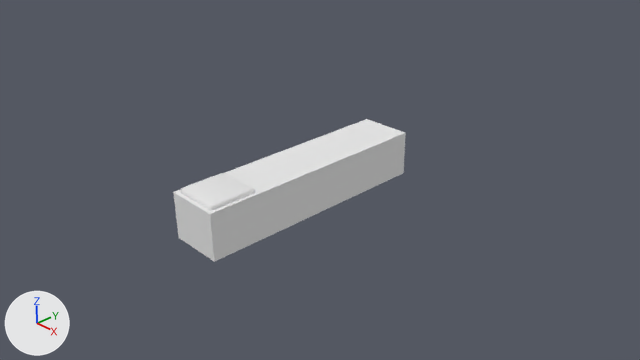
One commit to the Blender file Blender/bench.blend: the scene before it, then after it.
Rendered twice from the file's camera 'Camera'. The lights are fixed; the arrows at lower left show +X, +Y and +Z.

Script lines for the objects in view, before the commit:
```python
me_cube = bpy.data.meshes.new('Cube')
me_cube.from_pydata(...)  # a box spanning x -1.0..1.0, y -1.0..1.03, z 0.0..2.0
me_cube.polygons.foreach_set('use_smooth', [True] * 6)
me_cube.materials.append(mat_material)  # white #e7e7e7
me_cube_002 = bpy.data.meshes.new('Cube.002')
me_cube_002.from_pydata(...)  # 63 vertices, 56 faces; spans x -0.342..0.342, y -0.342..0.342, z 0.0..0.058
me_cube_002.polygons.foreach_set('use_smooth', [True] * 56)
ob_cube = bpy.data.objects.new('Cube', me_cube)
ob_cube.location = (0.0, 0.0, 0.0)
ob_cube.scale = (0.45, 1.98, 0.38)
_m = ob_cube.modifiers.new('EdgeSplit', 'EDGE_SPLIT')
ob_cube_001 = bpy.data.objects.new('Cube.001', me_cube_002)
ob_cube_001.location = (0.0, -1.53, 0.76)
ob_cube_001.scale = (1.15, 1.15, 1.15)
```
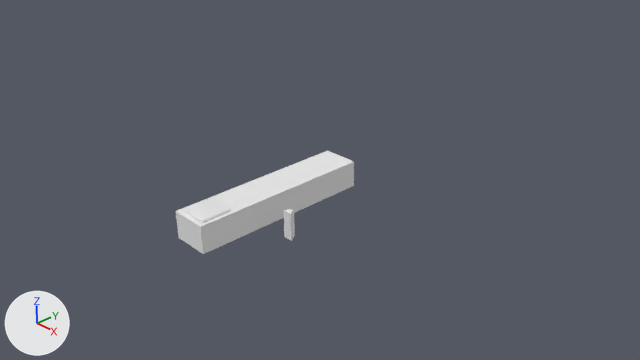
The change, as JSON lines over the scene's bpy script:
```json
{"block": "me_cube", "where": "me_cube.from_pydata(...)  # 8 vertices, 6 faces; spans x -1.0..1.0, y -1.0..1.03, z 0.0..2.0"}
{"block": "me_cube", "where": "# used by ob_cube; location = (0.0, 0.0, 0.0); scale = (0.45, 1.98, 0.38)"}
{"block": "me_cube", "change": "me_cube part 1: the whole mesh is scaled about its middle by (0.701, 0.759, 0.592), then moved by (-0.3, -0.24, -0.41)"}
{"op": "add", "block": "me_cylinder", "code": ["me_cylinder = bpy.data.meshes.new('Cylinder')", "me_cylinder.from_pydata([(0.0, 0.09, -0.225), (0.0, 0.09, 0.225), (0.078, -0.045, -0.225), (0.078, -0.045, 0.225), (-0.078, -0.045, -0.225), (-0.078, -0.045, 0.225)], [], [(0, 1, 3, 2), (2, 3, 5, 4), (3, 1, 5), (4, 5, 1, 0), (0, 2, 4)])"]}
{"op": "set", "path": "ob_cube_001.location", "old": "(0.0, -1.53, 0.76)", "new": "(-0.13, -1.65, 0.45)"}
{"op": "set", "path": "ob_cube_001.scale", "old": "(1.15, 1.15, 1.15)", "new": "(0.746, 0.746, 0.746)"}
{"op": "add", "block": "ob_cylinder", "code": ["ob_cylinder = bpy.data.objects.new('Cylinder', me_cylinder)", "ob_cylinder.location = (0.71, -0.8, 0.23)"]}
```

Boxes [x1, y1, x2, y2] around the edits, measured in the pictures (640 x 360 px):
```json
{"object": "Cube", "change": "mesh rescaled", "before": [173, 119, 406, 262], "after": [176, 151, 354, 254], "on screen": "24% narrower, 28% shorter"}
{"object": "Cube.001", "change": "moved, rescaled", "before": [180, 173, 255, 210], "after": [183, 198, 231, 223], "on screen": "36% narrower, 32% shorter"}
{"object": "Cylinder", "change": "added", "after": [283, 209, 295, 241]}
```
